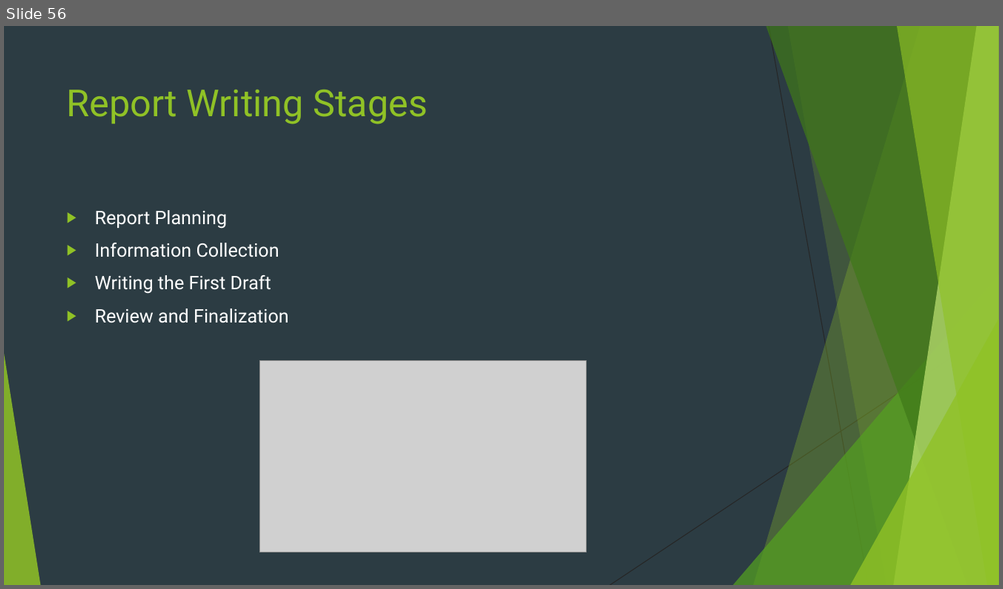
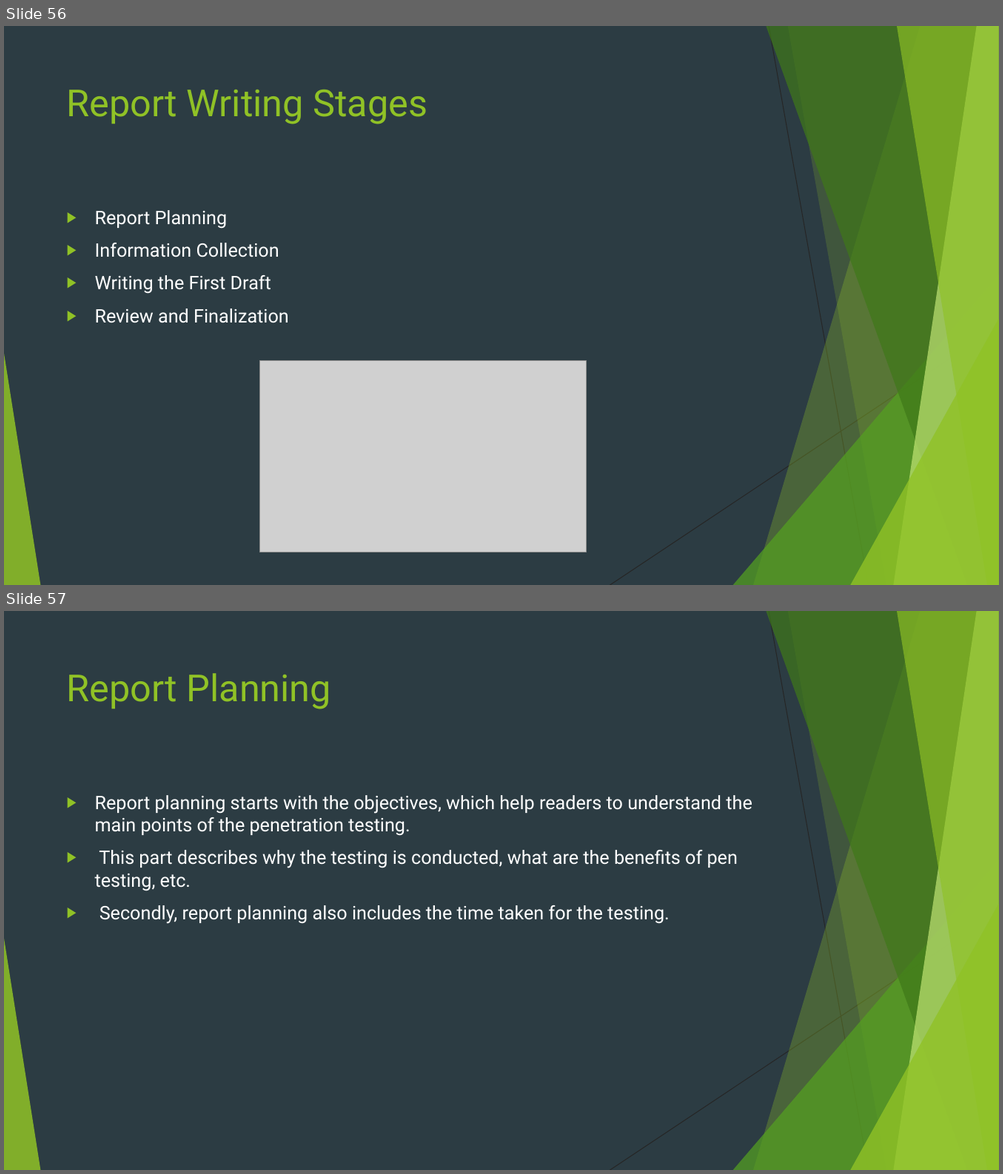
Before and after one commit to Navo26/SecurityTesting, a slide deck: PENETRATION TESTING.pptx. Shown one above the other, each under a label of ours: slide 56 before the commit, slides 56 and 57 after it. The pictures are 1003x589 and 1003x1174 pixels, drawn with LibreOffice and Linux fonts; fonts in the diff are those of the drawing; grey boxes stand for pictures. Boxes give left, top, right and bottom in pixels: in the first picture for what was removed or moved away, otherwise in the second. Text is boxed around its words. In the diff, an @@ line names an element or a change of style, - is before the commit and + after.

```diff
--- a/PENETRATION TESTING.pptx
+++ b/PENETRATION TESTING.pptx
@@ slide 57 added at box(4, 611, 999, 1170), background #2C3C43; not listed: 10 template elements that a slide beside it also shows @@
@@ title added at box(67, 673, 331, 709), 36 pt, text #90C226 @@
+Report Planning
@@ text added at box(95, 795, 751, 924), 18 pt, text #FFFFFF @@
+▶ Report planning starts with the objectives, which help readers to understand the main points of the penetration testing.
+▶ This part describes why the testing is conducted, what are the benefits of pen testing, etc.
+▶ Secondly, report planning also includes the time taken for the testing.
```
Also in this commit, not shown: 7 other slides added, 3 slides removed.
